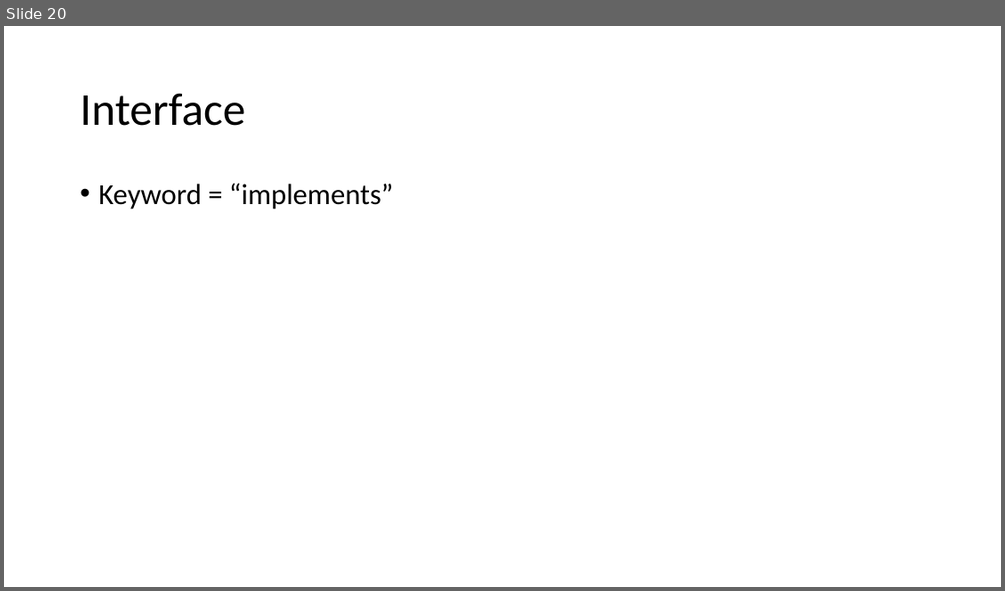
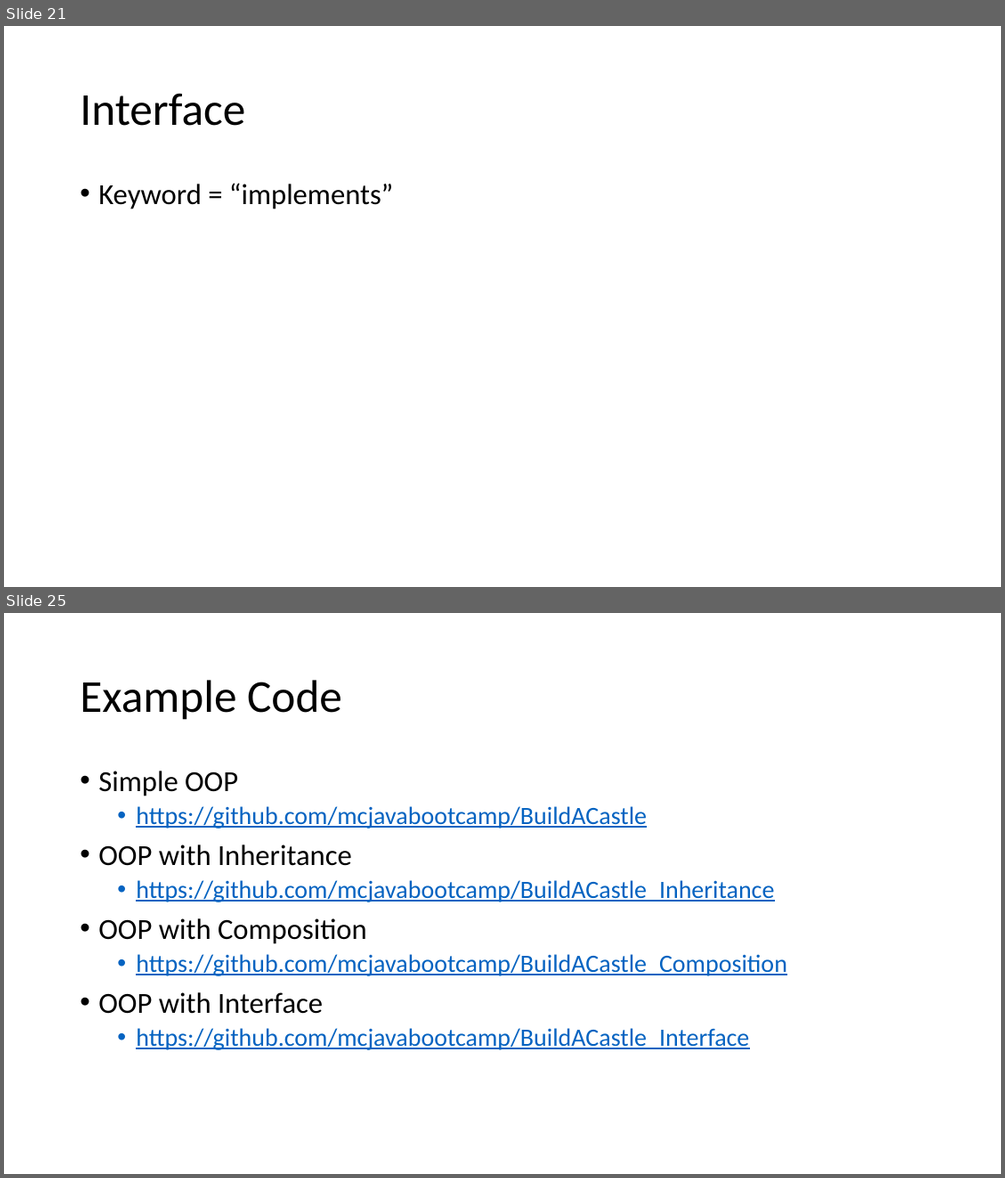
Before and after one commit to mcjavabootcamp/CourseWiki, a slide deck: TeachingMaterials/Object Oriented Programming.pptx. Shown one above the other, each under a label of ours: slide 20 before the commit, slides 21 and 25 after it; the slides between them are not shown. The pictures are 1005x591 and 1005x1178 pixels, drawn with LibreOffice and Linux fonts; fonts in the diff are those of the drawing. Boxes give left, top, right and bottom in pixels: in the first picture for what was removed or moved away, otherwise in the second. Text is boxed around its words. In the diff, an @@ line names an element or a change of style, - is before the commit and + after.

```diff
--- a/TeachingMaterials/Object Oriented Programming.pptx
+++ b/TeachingMaterials/Object Oriented Programming.pptx
@@ slide 25 added at [4, 613, 1001, 1174], background #FFFFFF @@
@@ title added at [80, 680, 342, 720], 44 pt, text #000000 @@
+Example Code
@@ text added at [98, 771, 787, 1050], 24 pt, text #0563C1, underline @@
+• Simple OOP
+  • https://github.com/mcjavabootcamp/BuildACastle
+• OOP with Inheritance
+  • https://github.com/mcjavabootcamp/BuildACastle_Inheritance
+• OOP with Composition
+  • https://github.com/mcjavabootcamp/BuildACastle_Composition
+• OOP with Interface
+  • https://github.com/mcjavabootcamp/BuildACastle_Interface
@@ what was slide 20 is now slide 21 @@
```
Also in this commit, not shown: 6 slides changed, 4 other slides added, 2 slides removed.
